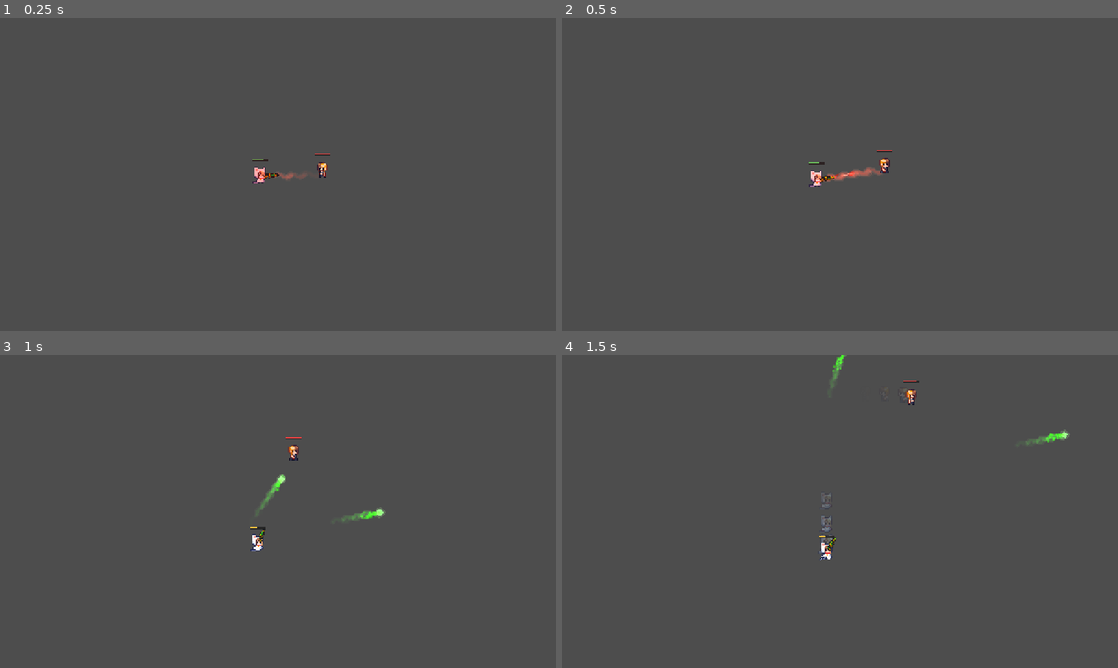
Above: before the commit, frames 1-4 (two rows, left to right).
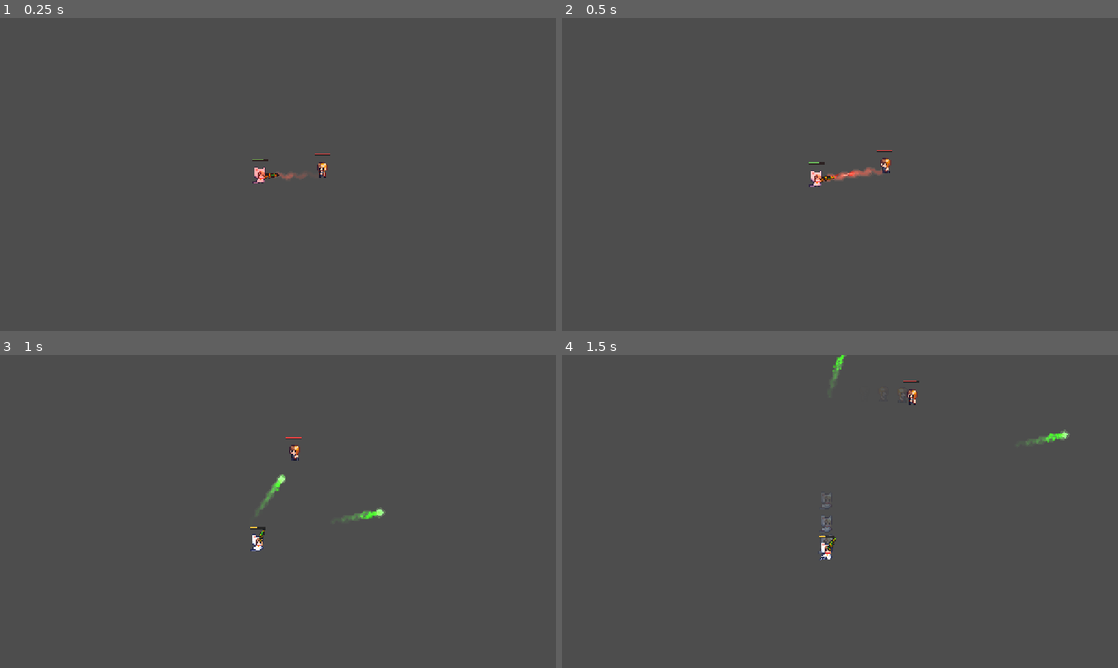
Above: after the commit, the same moments.

Repository: Astrollll/Eternal-Bloom
Game: Godot game, scene res://scenes/Main.tscn
Same seed, same stepped clock (60 frames per second), same inputs: the game is played once before the commit and once after it.
Inputs (mouse positions are in pixels of both pictures, inside the frame that each line leads up to):
- Up to frame 1 (0.25 s): no input
- Up to frame 2 (0.5 s): no input
- Up to frame 3 (1 s): tap Enter at 0.5 s; move the mouse to (400, 495) at 0.52 s; press the mouse at (400, 495) at 0.53 s; hold D (move_right) from 0.53 s (still down)
- Up to frame 4 (1.5 s): move the mouse to (728, 527) at 1.27 s; release D (move_right) at 1.28 s; release the mouse at (728, 527) at 1.28 s; hold S (move_down) from 1.28 s (still down); right-click (728, 527) at 1.35 s

Frame 1 is identical in both runs. In frame 2, less than 0.1% of the frame differs, in the area x 57-60%, y 44-50%; in frame 3, less than 0.1%; in frame 4, less than 0.1%, in the area x 60-64%, y 10-16%.

Commit message:
Fix moonwalking: select right animation when facing_right; keep flip_h off

Diff:
--- a/scripts/Enemy.gd
+++ b/scripts/Enemy.gd
@@ -99,7 +99,10 @@
 func _play_facing_anim(left_anim: StringName, right_anim: StringName) -> void:
 	# Pick the correct directional animation instead of flipping a single pose everywhere.
 	# The sprite rows are authored mirrored to their names, so use the opposite row for true facing.
-	_play_anim(left_anim if facing_right else right_anim)
+	# Choose the animation that matches the `facing_right` state (right when true).
+	_play_anim(right_anim if facing_right else left_anim)
+
+	# Keep flipping off by default; per-animation code can override if necessary.
 	sprite.flip_h = false
 
 
